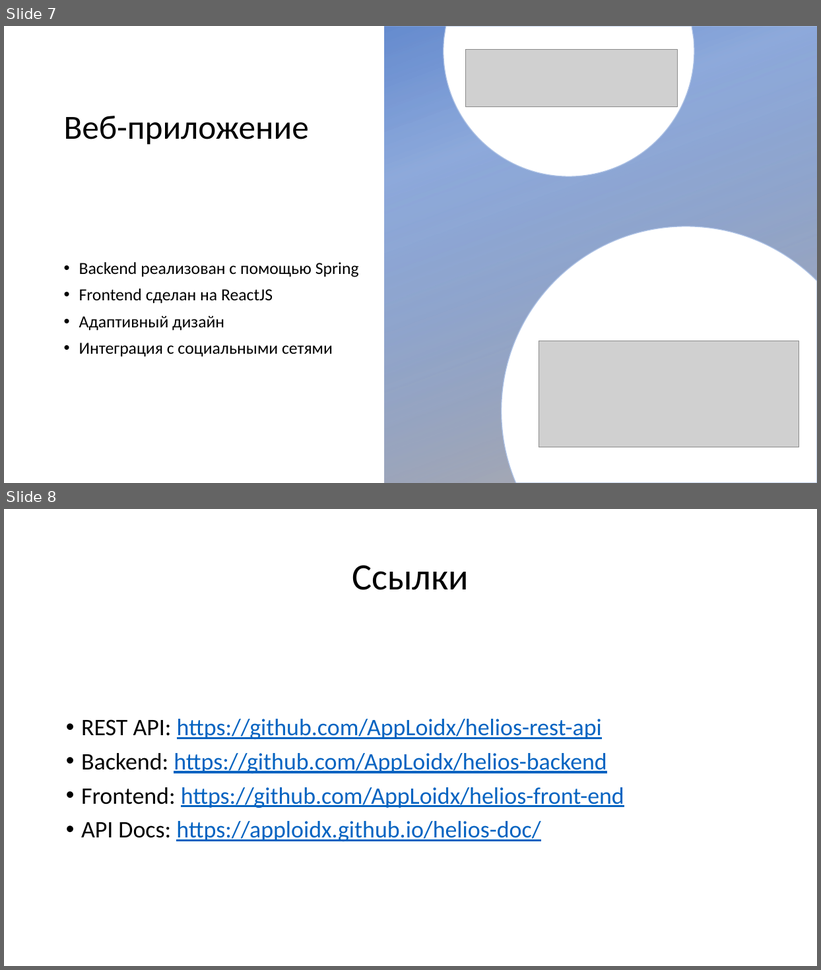
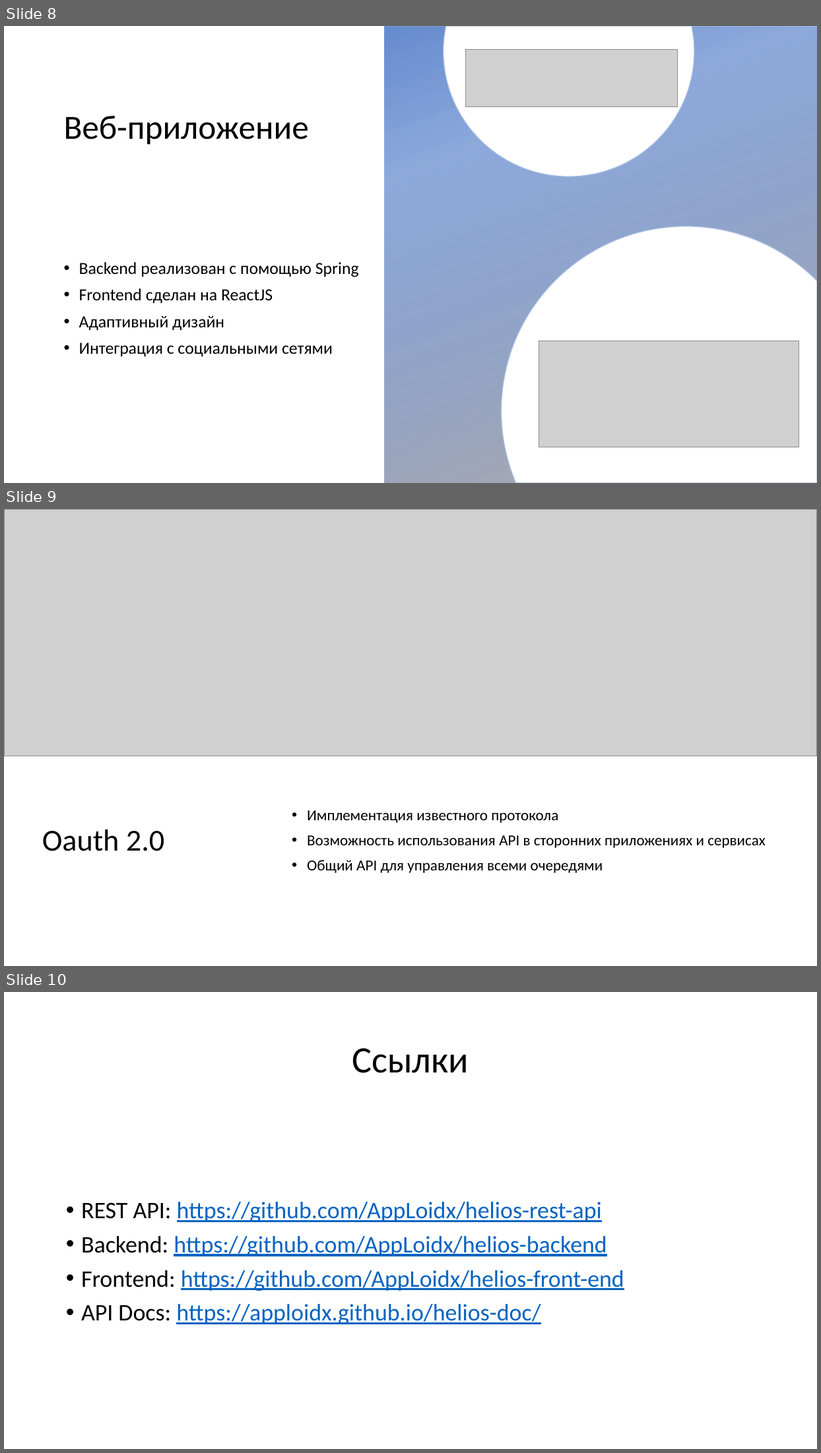
Before and after one commit to AppLoidx/helios-doc, a slide deck: Helios.pptx. Shown one above the other, each under a label of ours: slides 7 and 8 before the commit, slides 8, 9 and 10 after it. The pictures are 821x970 and 821x1453 pixels, drawn with LibreOffice and Linux fonts; fonts in the diff are those of the drawing; grey boxes stand for pictures; background and template pictures are left out. Boxes give left, top, right and bottom in pixels: in the first picture for what was removed or moved away, otherwise in the second. Text is boxed around its words. In the diff, an @@ line names an element or a change of style, - is before the commit and + after.

```diff
--- a/Helios.pptx
+++ b/Helios.pptx
@@ slide 9 added at (x1=4, y1=509, x2=817, y2=966), background #FFFFFF @@
@@ picture added at (x1=4, y1=509, x2=817, y2=757) @@
@@ text added at (x1=307, y1=811, x2=766, y2=873), 18 pt, text #000000 @@
+• Имплементация известного протокола
+• Возможность использования API в сторонних приложениях и сервисах
+• Общий API для управления всеми очередями
@@ title added at (x1=42, y1=830, x2=164, y2=852), 36 pt, text #000000 @@
+Oauth 2.0
@@ what was slide 7 is now slide 8 @@
@@ what was slide 8 is now slide 10 @@
```
Also in this commit, not shown: 1 slide changed, 1 other slide added, 1 other file.
